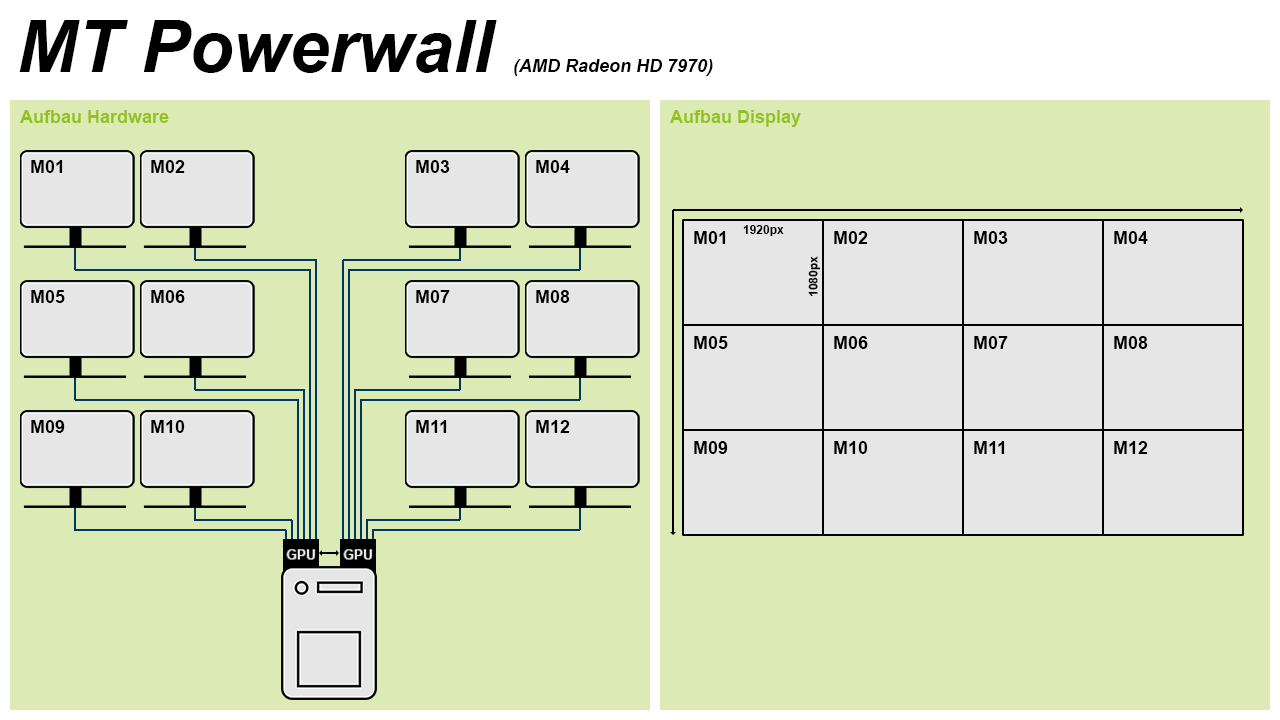
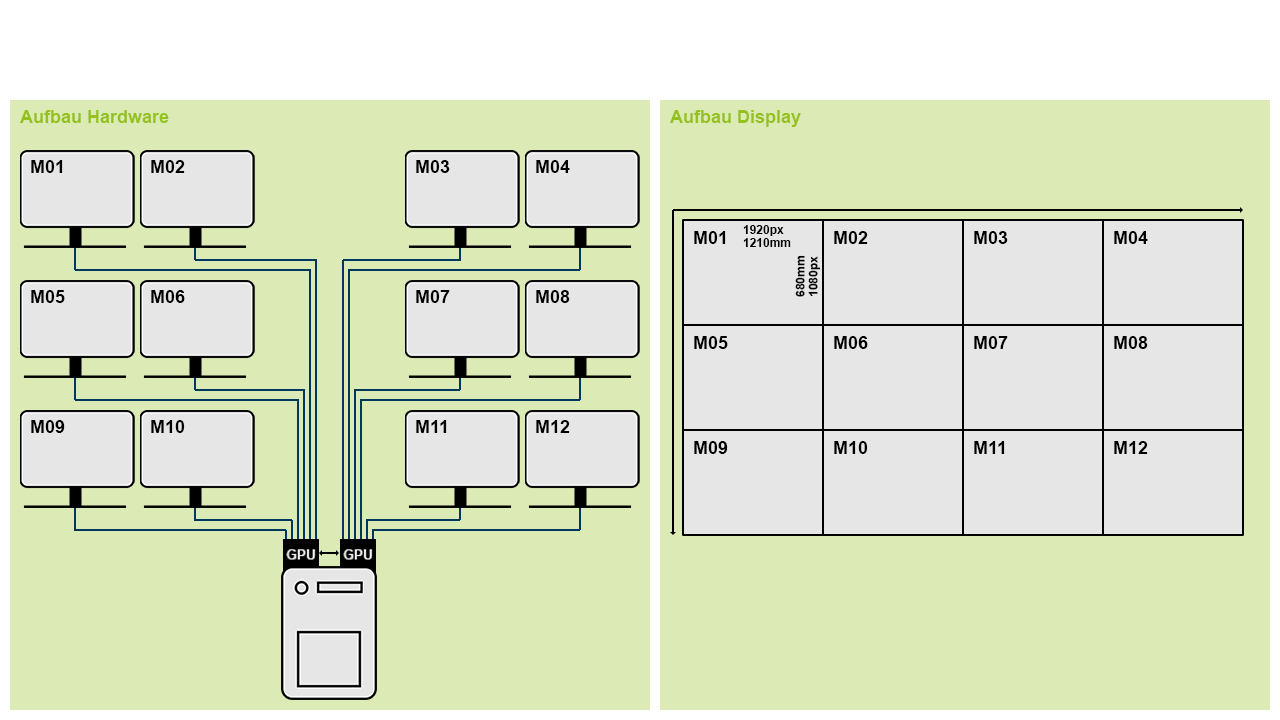
Comparing the layer stacks of the two 1280×720 images. Changes:
hid "MT Powerwall (AMD Radeon HD 7970)" over [19, 20, 713, 76]
added layer "680mm" in group "Displays" over [795, 255, 805, 297]
added layer "1210mm" in group "Displays" over [743, 238, 791, 247]
